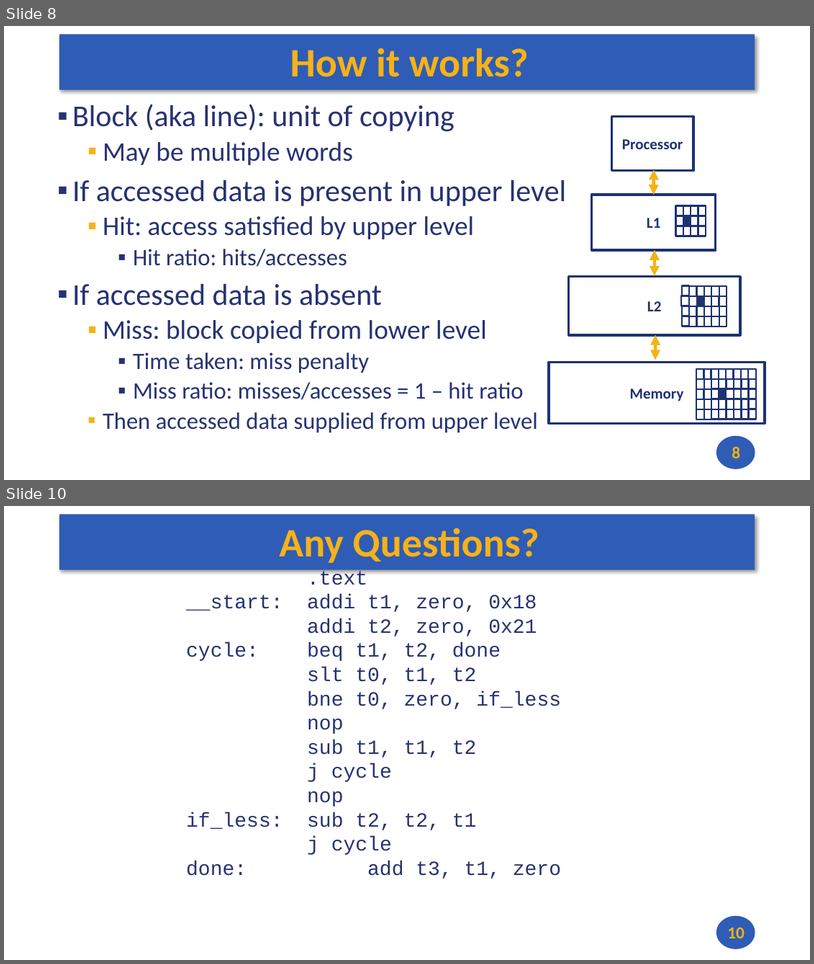
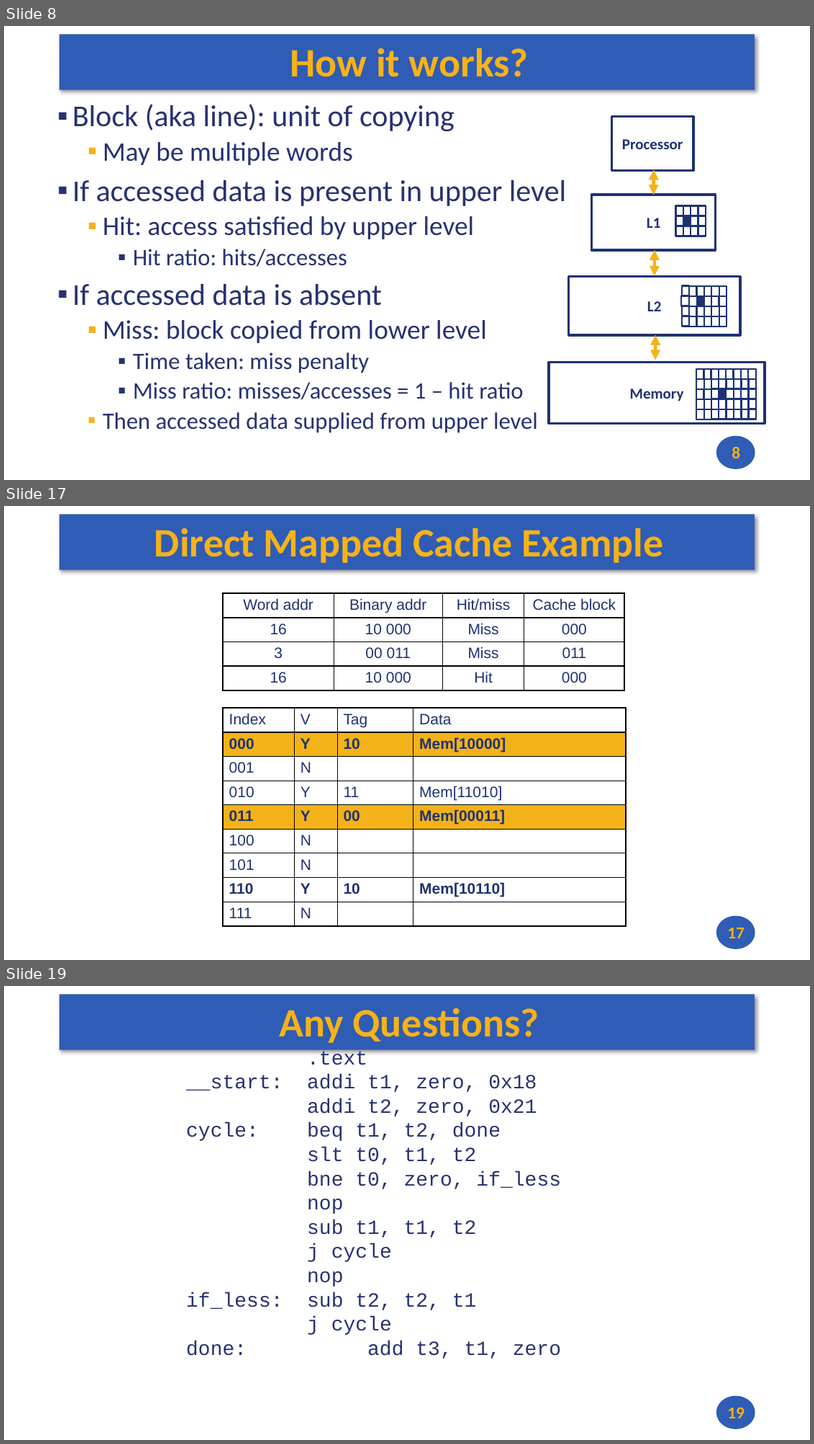
Before and after one commit to andrewt0301/hse-acos-course, a slide deck: docs/part1ca/11_Caches/CA_Lecture_11.pptx. Shown one above the other, each under a label of ours: slides 8 and 10 before the commit, slides 8, 17 and 19 after it; the slides between them are not shown. The pictures are 814x964 and 814x1444 pixels, drawn with LibreOffice and Linux fonts; fonts in the diff are those of the drawing. Boxes give left, top, right and bottom in pixels: in the first picture for what was removed or moved away, otherwise in the second. Text is boxed around its words. In the diff, an @@ line names an element or a change of style, - is before the commit and + after.

```diff
--- a/docs/part1ca/11_Caches/CA_Lecture_11.pptx
+++ b/docs/part1ca/11_Caches/CA_Lecture_11.pptx
@@ slide 17 added at [4, 506, 810, 960], background #FFFFFF; not listed: 2 template elements that a slide beside it also shows @@
@@ title added at [154, 528, 664, 563], 48 pt, text #F7B217, bold @@
+Direct Mapped Cache Example
@@ table added at [223, 593, 625, 690], 4 rows, 4 columns @@
+Word addr | Binary addr | Hit/miss | Cache block
+16 | 10 000 | Miss | 000
+3 | 00 011 | Miss | 011
+16 | 10 000 | Hit | 000
@@ table added at [223, 708, 627, 926], 9 rows, 4 columns @@
+Index | V | Tag | Data
+000 | Y | 10 | Mem[10000]
+001 | N |  | 
+010 | Y | 11 | Mem[11010]
+011 | Y | 00 | Mem[00011]
+100 | N |  | 
+101 | N |  | 
+110 | Y | 10 | Mem[10110]
+111 | N |  | 
@@ page number added at [728, 927, 745, 938], 20 pt, text #F7B217, bold @@
+17
@@ what was slide 10 is now slide 19 @@
@@ page number at [728, 1406, 745, 1418]: text changed @@
-10
+19
```
Also in this commit, not shown: 8 other slides added, 1 other file.
